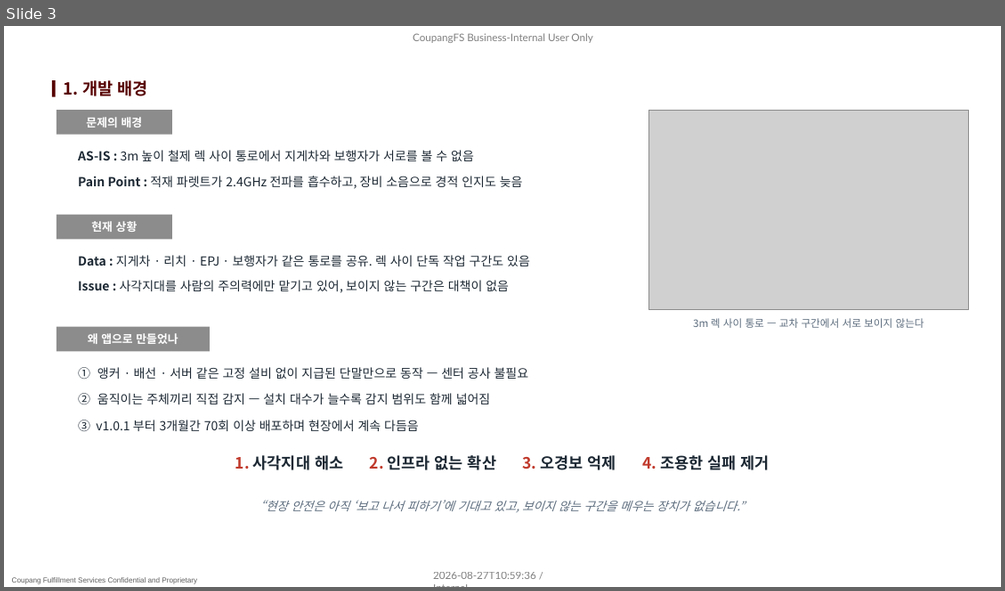
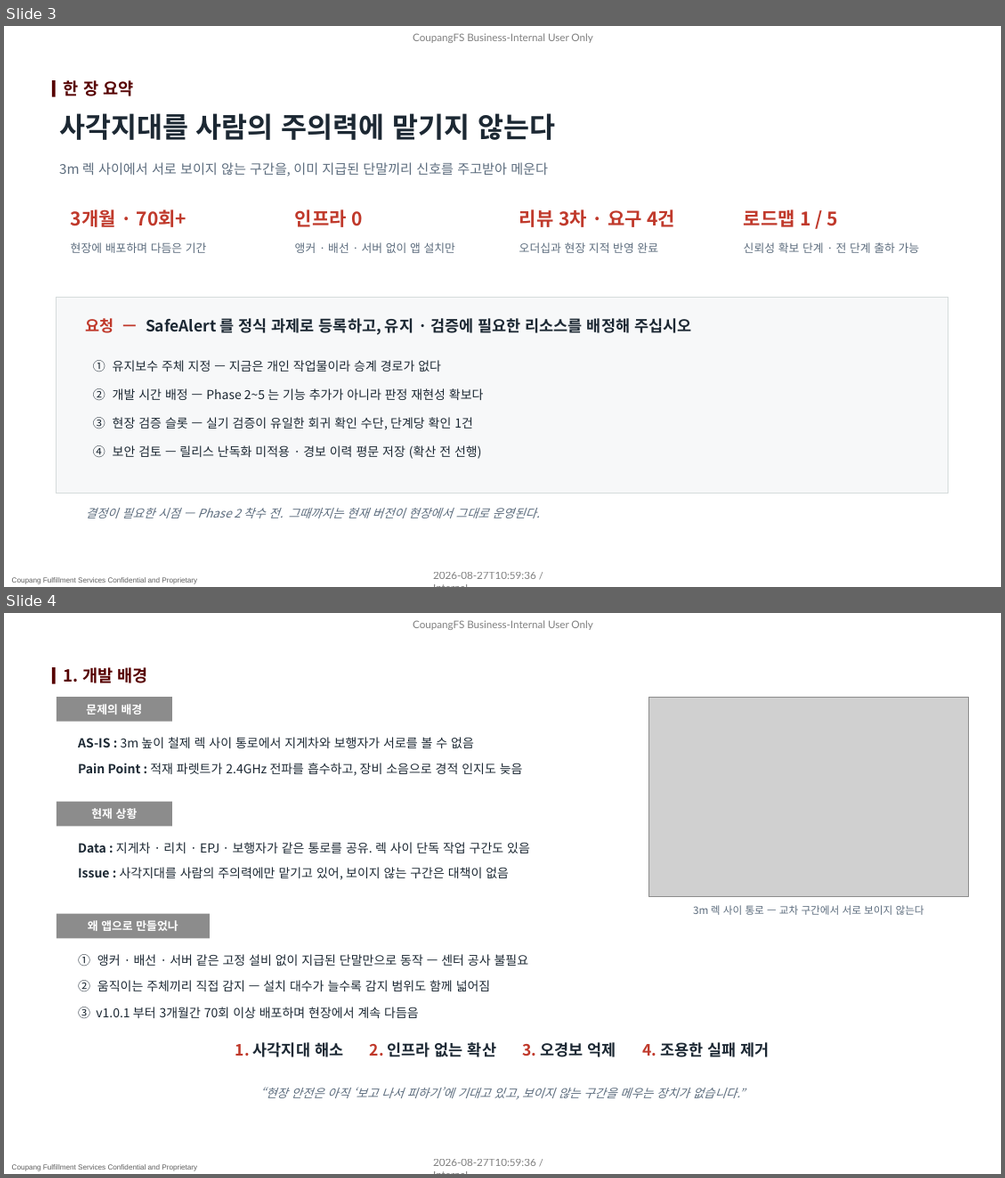
Before and after one commit to pslymzero-cyber/SafeAlert, a slide deck: docs/presentation/company_form/SafeAlert_보고_2026.08.pptx. Shown one above the other, each under a label of ours: slide 3 before the commit, slides 3 and 4 after it. The pictures are 1005x591 and 1005x1178 pixels, drawn with LibreOffice and Linux fonts; fonts in the diff are those of the drawing; grey boxes stand for pictures; background and template pictures are left out. Boxes give left, top, right and bottom in pixels: in the first picture for what was removed or moved away, otherwise in the second. Text is boxed around its words. In the diff, an @@ line names an element or a change of style, - is before the commit and + after.

```diff
--- a/docs/presentation/company_form/SafeAlert_보고_2026.08.pptx
+++ b/docs/presentation/company_form/SafeAlert_보고_2026.08.pptx
@@ slide 3 added at box(4, 26, 1001, 587), background picture (left out); not listed: 5 template elements that a slide beside it also shows @@
@@ title added at box(64, 80, 134, 96), 16 pt, text #560000, bold @@
+한 장 요약
@@ text added at box(59, 113, 555, 140), 27 pt, text #1C2833, bold @@
+사각지대를 사람의 주의력에 맡기지 않는다
@@ text added at box(59, 162, 548, 176), 13 pt, text #5D6D7E @@
+3m 렉 사이에서 서로 보이지 않는 구간을, 이미 지급된 단말끼리 신호를 주고받아 메운다
@@ text added at box(71, 209, 186, 227), 18 pt, text #C0392B, bold @@
+3개월 · 70회+
@@ text added at box(295, 209, 363, 227), 18 pt, text #C0392B, bold @@
+인프라 0
@@ text added at box(519, 209, 676, 227), 18 pt, text #C0392B, bold @@
+리뷰 3차 · 요구 4건
@@ text added at box(744, 209, 838, 227), 18 pt, text #C0392B, bold @@
+로드맵 1 / 5
@@ text added at box(71, 242, 207, 253), 11 pt, text #5D6D7E @@
+현장에 배포하며 다듬은 기간
@@ text added at box(295, 242, 455, 253), 11 pt, text #5D6D7E @@
+앵커 · 배선 · 서버 없이 앱 설치만
@@ text added at box(519, 242, 658, 253), 11 pt, text #5D6D7E @@
+오더십과 현장 지적 반영 완료
@@ text added at box(744, 242, 920, 253), 11 pt, text #5D6D7E @@
+신뢰성 확보 단계 · 전 단계 출하 가능
@@ rectangle added at box(57, 297, 948, 492), fill #F7F8F9, outline #D5DBDB 1 pt @@
@@ text added at box(86, 315, 691, 336), 15 pt, text #1C2833, bold @@
+요청 — SafeAlert 를 정식 과제로 등록하고, 유지 · 검증에 필요한 리소스를 배정해 주십시오
@@ text added at box(93, 360, 441, 371), 12 pt, text #1C2833 @@
+① 유지보수 주체 지정 — 지금은 개인 작업물이라 승계 경로가 없다
@@ text added at box(93, 388, 484, 400), 12 pt, text #1C2833 @@
+② 개발 시간 배정 — Phase 2~5 는 기능 추가가 아니라 판정 재현성 확보다
@@ text added at box(93, 417, 473, 430), 12 pt, text #1C2833 @@
+③ 현장 검증 슬롯 — 실기 검증이 유일한 회귀 확인 수단, 단계당 확인 1건
@@ text added at box(93, 445, 482, 459), 12 pt, text #1C2833 @@
+④ 보안 검토 — 릴리스 난독화 미적용 · 경보 이력 평문 저장 (확산 전 선행)
@@ text added at box(86, 507, 540, 518), 11.5 pt, text #5D6D7E, italic @@
+결정이 필요한 시점 — Phase 2 착수 전. 그때까지는 현재 버전이 현장에서 그대로 운영된다.
@@ page number added at box(931, 564, 966, 585), 10 pt, text #FFFFFF @@
+3
@@ what was slide 3 is now slide 4 @@
```
Also in this commit, not shown: 2 slides changed, 1 other slide added, 1 other file.
